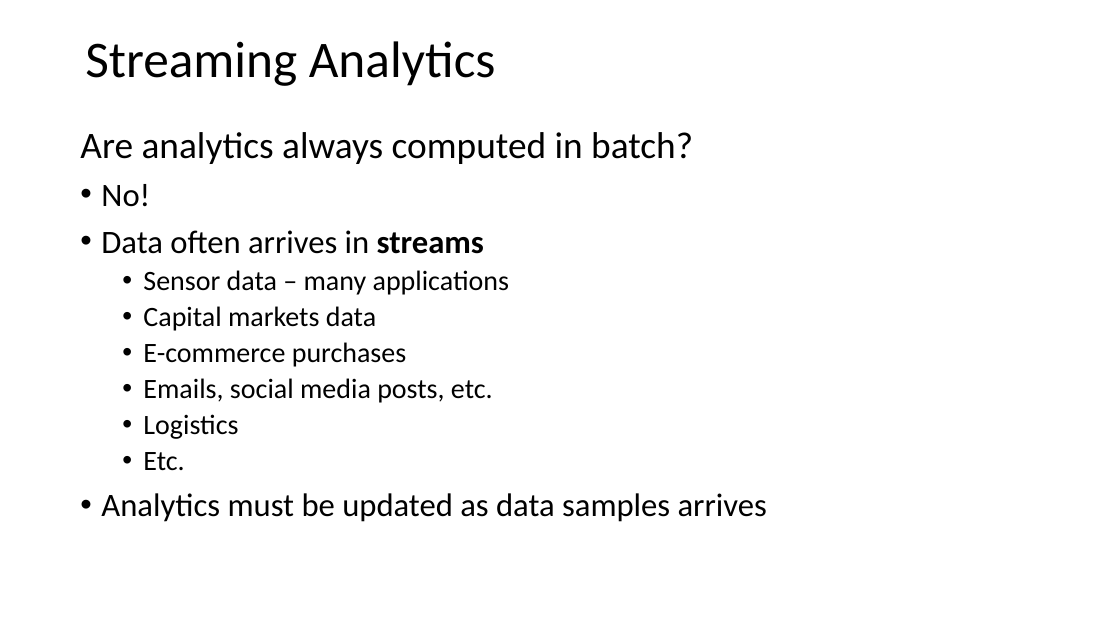
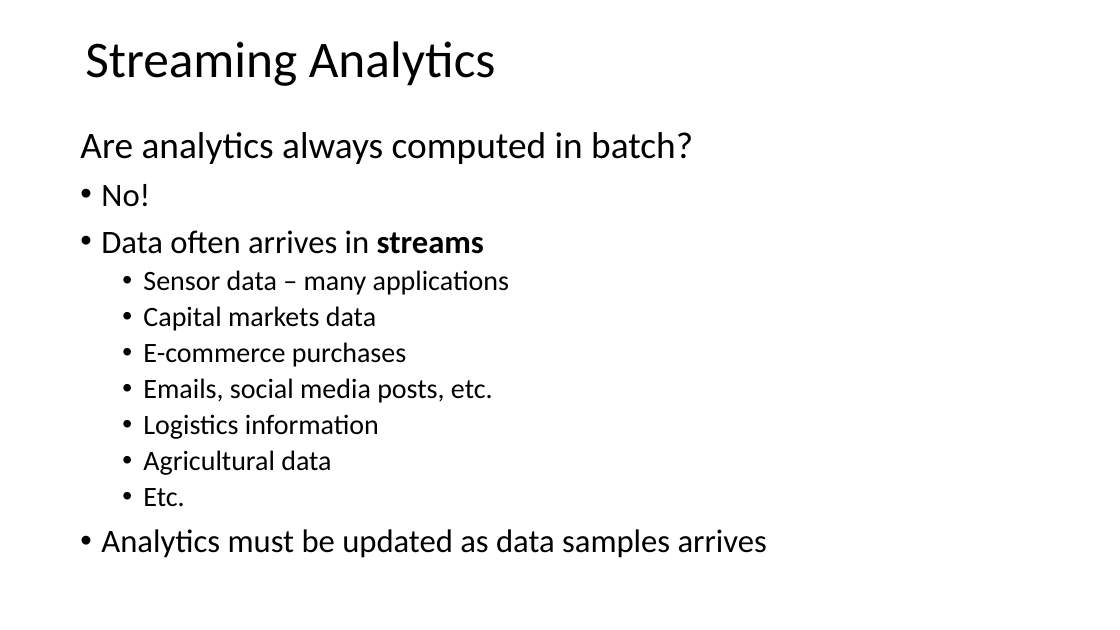
Before and after one commit to StephenElston/CSCI-E-108, a slide deck: slide 2 of slides/3_StreamingAnalytics.pptx. Drawn at 1120x630 pixels with LibreOffice and Linux fonts; fonts in the diff are those of the drawing. Boxes give left, top, right and bottom in pixels: in the first picture for what was removed or moved away, otherwise in the second. Text is boxed around its words. In the diff, an @@ line names an element or a change of style, - is before the commit and + after.

```diff
--- a/slides/3_StreamingAnalytics.pptx
+++ b/slides/3_StreamingAnalytics.pptx
@@ text at [143,414,379,475]: text changed @@
-  • Logistics
+  • Logistics information
+  • Agricultural data
```
Also in this commit, not shown: 8 other slides changed.
